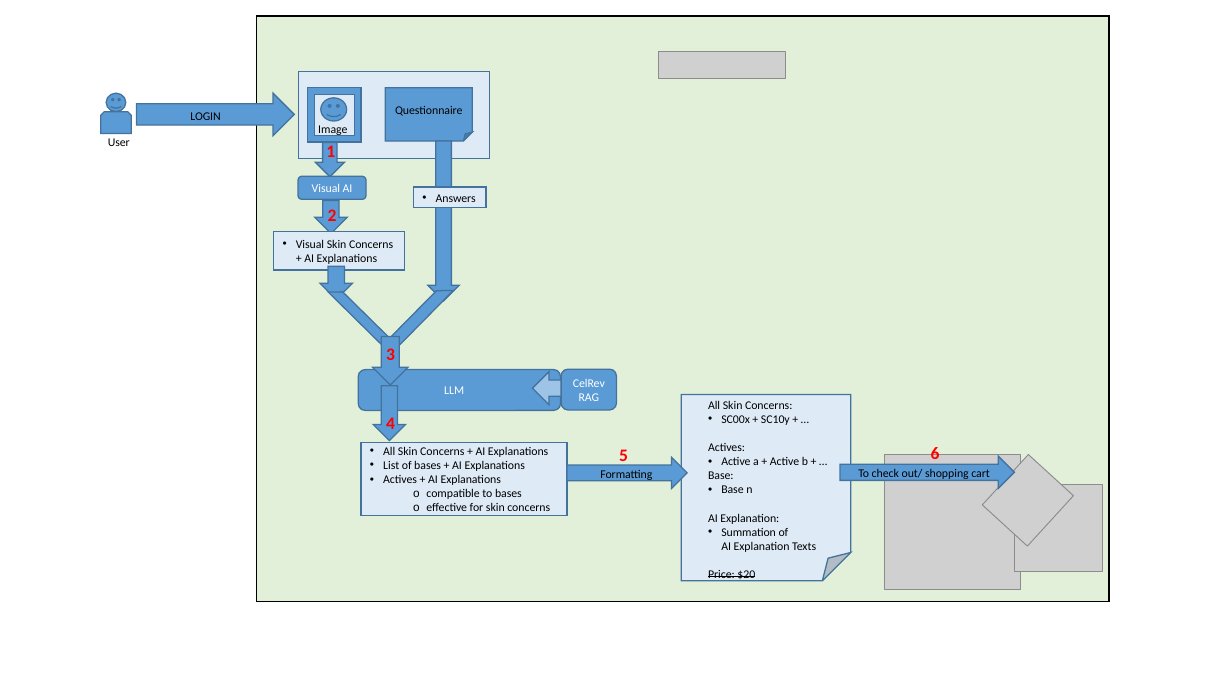
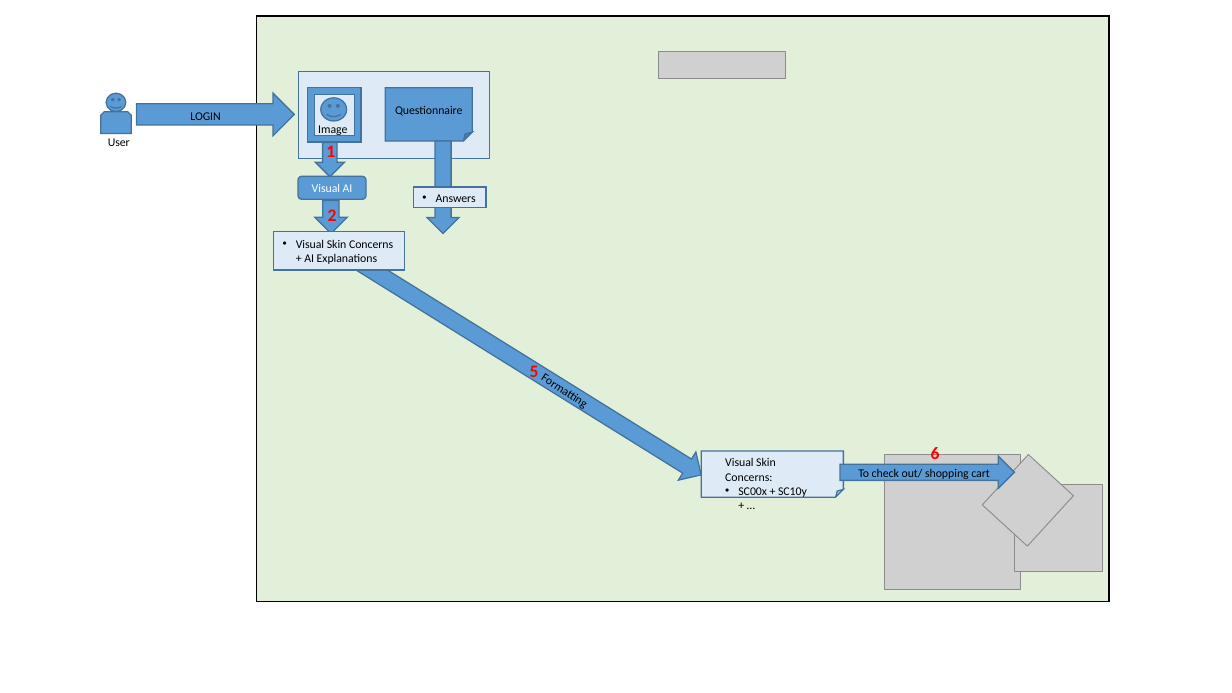
Before and after one commit to anodiamadmin/celrevive, a slide deck: slide 4 of architecture/architecture.pptx. Drawn at 1232x693 pixels with LibreOffice and Linux fonts; fonts in the diff are those of the drawing; grey boxes stand for pictures. Boxes give left, top, right and bottom in pixels: in the first picture for what was removed or moved away, otherwise in the second. Text is boxed around its words. In the diff, an @@ line names an element or a change of style, - is before the commit and + after.

```diff
--- a/architecture/architecture.pptx
+++ b/architecture/architecture.pptx
@@ left arrow: place and size @@
-left arrow at (428, 141, 460, 301)
+left arrow at (427, 141, 460, 233)
@@ half frame removed at (328, 229, 453, 354) @@
@@ left arrow removed at (320, 267, 353, 300) @@
@@ left arrow at (348, 247, 710, 489): rotation 180 to 211 degrees @@
@@ left arrow removed at (372, 336, 409, 385) @@
@@ text removed at (386, 348, 395, 360) @@
-3
@@ text "5": place and size @@
-text "5" at (619, 449, 628, 466)
+text "5" at (530, 363, 539, 382)
@@ rounded rectangle removed at (359, 370, 561, 410) @@
-LLM
@@ left arrow removed at (373, 386, 406, 441) @@
@@ text "Formatting": place and size @@
-text "Formatting" at (600, 470, 652, 481)
+text "Formatting" at (529, 361, 602, 420)
@@ text "Formatting" at (529, 361, 602, 420): rotation 0 to 32 degrees @@
@@ left arrow removed at (532, 372, 572, 405) @@
@@ rounded rectangle removed at (561, 370, 616, 410) @@
-CelRev
-RAG
@@ text removed at (386, 417, 395, 429) @@
-4
@@ rectangle removed at (361, 443, 567, 516) @@
-• All Skin Concerns + AI Explanations
-• List of bases + AI Explanations
-• Actives + AI Explanations
-  o compatible to bases
-  o effective for skin concerns
@@ text at (708, 443, 816, 581): paragraphs removed @@
-Actives:
-• Active a + Active b + …
-Base:
-• Base n
-AI Explanation:
-• Summation of
-AI Explanation Texts
-Price: $20
@@ folded corner: place and size @@
-folded corner at (681, 395, 850, 580)
+folded corner at (701, 451, 844, 497)
@@ text "Visual Skin Concerns:": place and size @@
-text "Visual Skin Concerns:" at (708, 400, 816, 581)
+text "Visual Skin Concerns:" at (725, 458, 807, 498)
@@ text at (725, 458, 776, 481): text changed @@
-All Skin Concerns:
+Visual Skin Concerns:
```
Also in this commit, not shown: 1 slide added, 8 other files.
